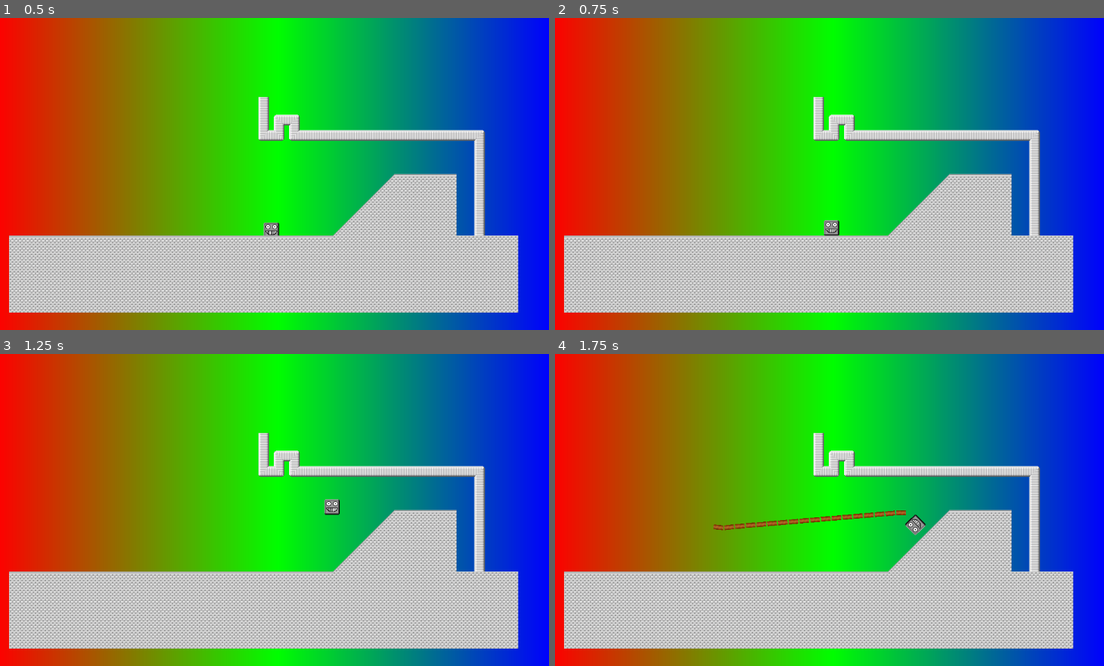
Above: before the commit, frames 1-4 (two rows, left to right).
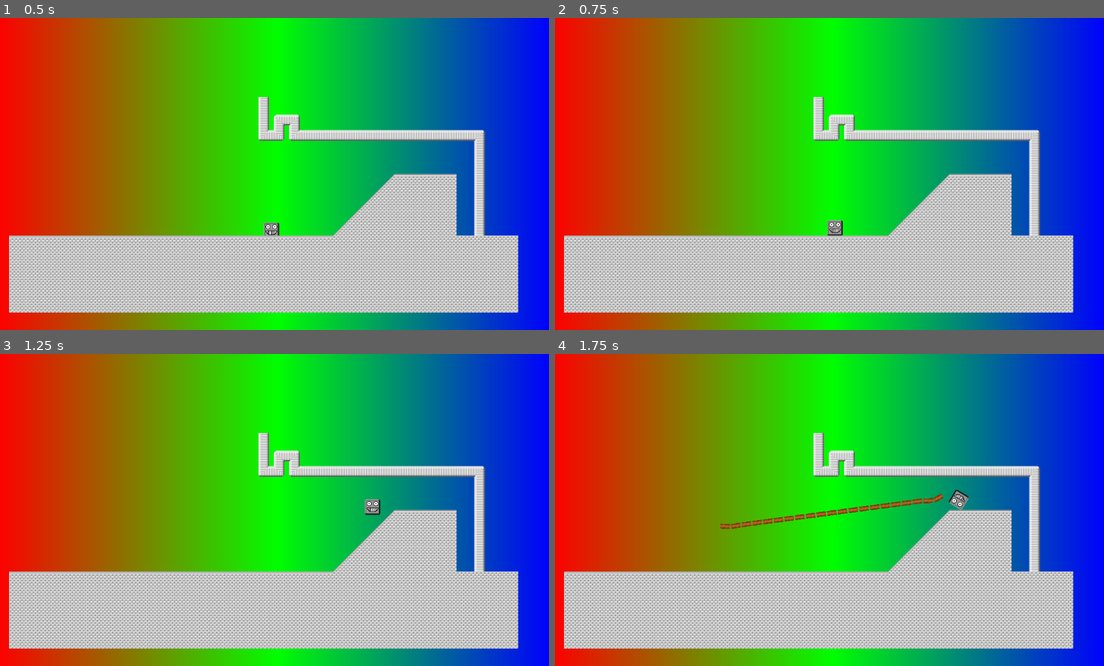
Above: after the commit, the same moments.

Repository: DedFishy/gmtk2025
Game: Godot game, scene res://common.tscn
Same seed, same stepped clock (60 frames per second), same inputs: the game is played once before the commit and once after it.
Inputs (mouse positions are in pixels of both pictures, inside the frame that each line leads up to):
- Up to frame 1 (0.5 s): no input
- Up to frame 2 (0.75 s): move the mouse to (950, 158) at 0.52 s; hold D (right) from 0.53 s (still down); right-click (950, 158) at 0.6 s
- Up to frame 3 (1.25 s): keep holding D (right); tap W (jump) at 0.77 s
- Up to frame 4 (1.75 s): keep holding D (right); move the mouse to (714, 525) at 1.27 s; click (714, 525) at 1.35 s; tap W (jump) at 1.52 s

Frame 1 is identical in both runs. In frame 2, 0.1% of the frame differs, in the area x 48-53%, y 64-70%; in frame 3, 0.3%; in frame 4, 1.3%, in the area x 28-76%, y 43-59%.

Commit message:
Actually fixed Elijah's hallucinated error

Diff:
--- a/Scripts/PlayerController.gd
+++ b/Scripts/PlayerController.gd
@@ -5,7 +5,7 @@
 
 const jump_raycast_distance = 50;
 
-const max_horizontal_velocity = 1200;
+const max_horizontal_velocity = 2000;
 
 const velocity_dampen = 0.8;
 
@@ -25,7 +25,7 @@
 	if is_on_floor:
 		floor_normal = get_collision_tile_at_position(is_on_floor) * PI
 		var target_rotation = floor_normal
-		rotation = lerp_angle(rotation, target_rotation, 0.8)
+		rotation = lerp_angle(rotation, target_rotation, 1 * delta)
 		print(rad_to_deg(target_rotation))
 		print("VS")
 		print(rad_to_deg(rotation))
@@ -77,6 +77,7 @@
 	var tile_layer = get_tree().get_current_scene().get_node("CollidingLayer")
 	var tile_coord = tile_layer.local_to_map(tile_layer.to_local(position))
 	var tile = tile_layer.get_cell_tile_data(tile_coord)
+	if not tile: return 0
 	var slope_rad = tile.get_custom_data("SlopeRadians")
 	return slope_rad
 
